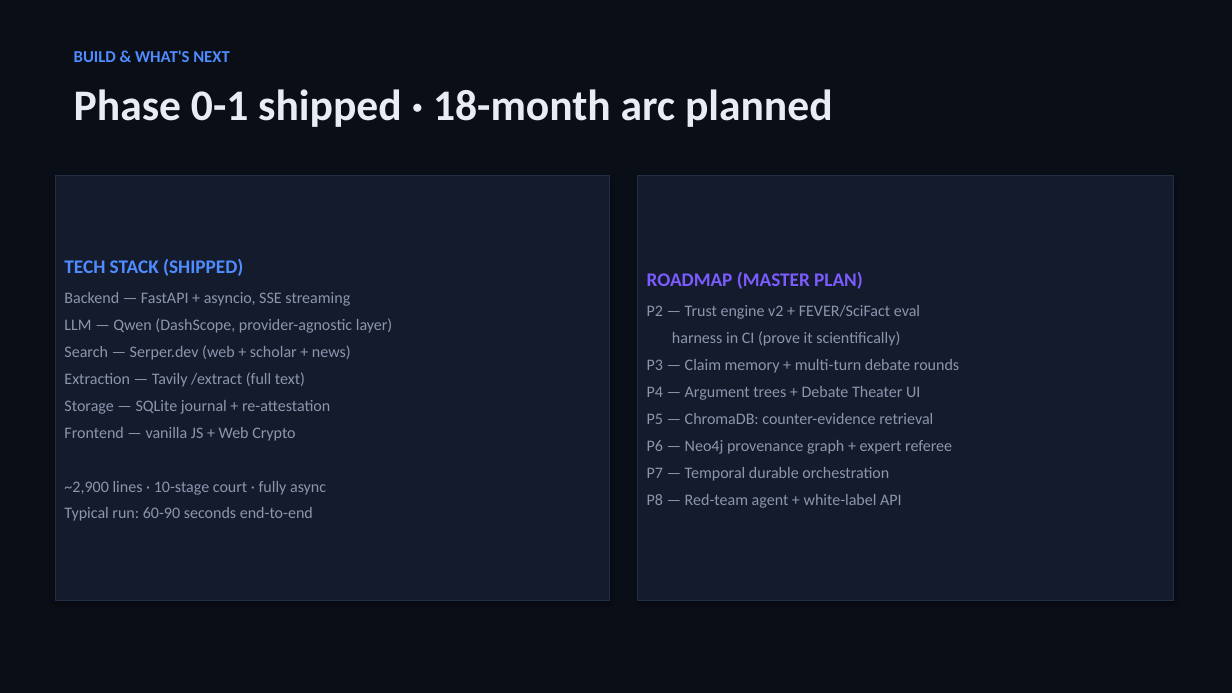
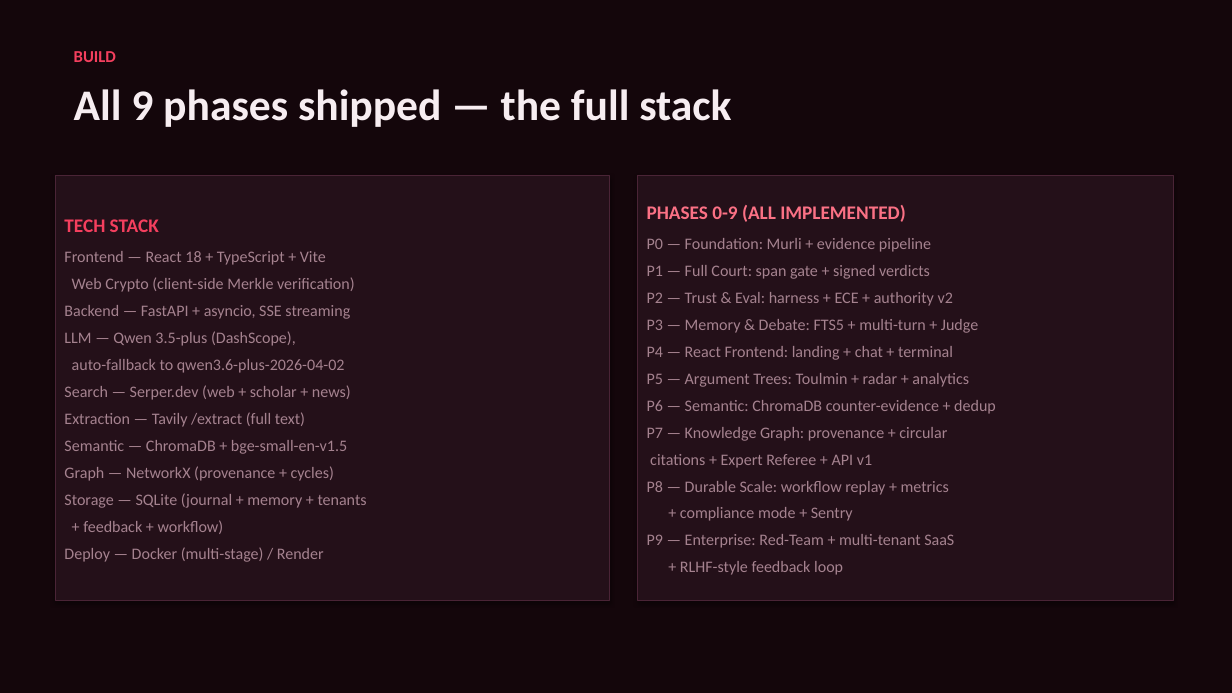
Before and after one commit to ArpitKumar8649/Innovahack_chapter1, a slide deck: slide 9 of submission/VeriFact_Deck.pptx (slide 7 before the commit). Drawn at 1232x693 pixels with LibreOffice and Linux fonts; fonts in the diff are those of the drawing. Boxes give left, top, right and bottom in pixels: in the first picture for what was removed or moved away, otherwise in the second. Text is boxed around its words. In the diff, an @@ line names an element or a change of style, - is before the commit and + after.

```diff
--- a/submission/VeriFact_Deck.pptx
+++ b/submission/VeriFact_Deck.pptx
@@ background #0A0E17 to #14060B @@
@@ text at bbox=[74, 51, 731, 127]: text changed; text colour #E8ECF4 to #F7EDF1 @@
-BUILD & WHAT'S NEXT
-Phase 0-1 shipped · 18-month arc planned
+BUILD
+All 9 phases shipped — the full stack
@@ rectangle "TECH STACK" at bbox=[55, 176, 610, 601]: fill #141B2D to #241019; outline #232E47 0.75 pt to #4A2436 0.75 pt @@
@@ rectangle "PHASES 0-9 (ALL IMPLEMENTED)" at bbox=[638, 176, 1174, 601]: fill #141B2D to #241019; outline #232E47 0.75 pt to #4A2436 0.75 pt @@
@@ text in rectangle at bbox=[647, 205, 996, 575]: text changed; text colour #8B96AD to #A5828F @@
-ROADMAP (MASTER PLAN)
-P2 — Trust engine v2 + FEVER/SciFact eval
-harness in CI (prove it scientifically)
-P3 — Claim memory + multi-turn debate rounds
-P4 — Argument trees + Debate Theater UI
-P5 — ChromaDB: counter-evidence retrieval
-P6 — Neo4j provenance graph + expert referee
-P7 — Temporal durable orchestration
-P8 — Red-team agent + white-label API
+PHASES 0-9 (ALL IMPLEMENTED)
+P0 — Foundation: Murli + evidence pipeline
+P1 — Full Court: span gate + signed verdicts
+P2 — Trust & Eval: harness + ECE + authority v2
+P3 — Memory & Debate: FTS5 + multi-turn + Judge
+P4 — React Frontend: landing + chat + terminal
+P5 — Argument Trees: Toulmin + radar + analytics
+P6 — Semantic: ChromaDB counter-evidence + dedup
+P7 — Knowledge Graph: provenance + circular
+citations + Expert Referee + API v1
+P8 — Durable Scale: workflow replay + metrics
++ compliance mode + Sentry
+P9 — Enterprise: Red-Team + multi-tenant SaaS
++ RLHF-style feedback loop
@@ text in rectangle at bbox=[64, 219, 355, 292]: text changed; size 15 to 12.5 pt; text colour #4F8CFF to #A5828F; bold off @@
-TECH STACK (SHIPPED)
+TECH STACK
+Frontend — React 18 + TypeScript + Vite
+Web Crypto (client-side Merkle verification)
@@ text in rectangle at bbox=[64, 305, 351, 427]: text colour #8B96AD to #A5828F in "Backend — FastAPI + asyncio, SSE streaming", "Search — Serper.dev (web + scholar + ...", "Extraction — Tavily /extract (full text)" @@
@@ text in rectangle at bbox=[64, 331, 345, 373]: text changed; text colour #8B96AD to #A5828F @@
-LLM — Qwen (DashScope, provider-agnostic layer)
+LLM — Qwen 3.5-plus (DashScope),
+auto-fallback to qwen3.6-plus-2026-04-02
@@ text in rectangle at bbox=[64, 440, 367, 562]: text changed; text colour #8B96AD to #A5828F @@
-Storage — SQLite journal + re-attestation
-Frontend — vanilla JS + Web Crypto
-~2,900 lines · 10-stage court · fully async
-Typical run: 60-90 seconds end-to-end
+Semantic — ChromaDB + bge-small-en-v1.5
+Graph — NetworkX (provenance + cycles)
+Storage — SQLite (journal + memory + tenants
++ feedback + workflow)
+Deploy — Docker (multi-stage) / Render
```
Also in this commit, not shown: 4 other slides changed, 5 slides added, 2 slides removed, 5 other files.
